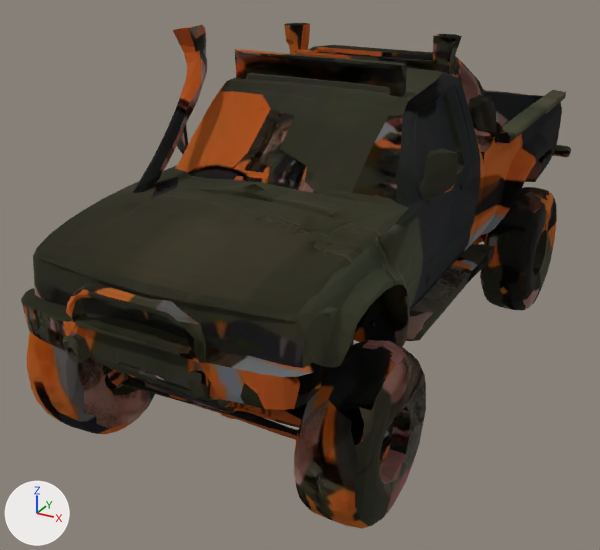
The glTF model assets/fp/cdn/22859b12-5d11-4ff2-9ce6-a3b473b06b84.glb: old version first, new version second.
Before and after are seen from a 50 mm camera at (0.482, -1.034, 0.377) aimed at (-0.045, -0.075, -0.102). The axes (+X, +Y, +Z) are drawn at lower left. The lights are the same throughout. The picture after the commit comes second. Where no turn or scale is listed for an object, it has been applied to the vertices.

Objects in the first picture: 'geometry_0'.
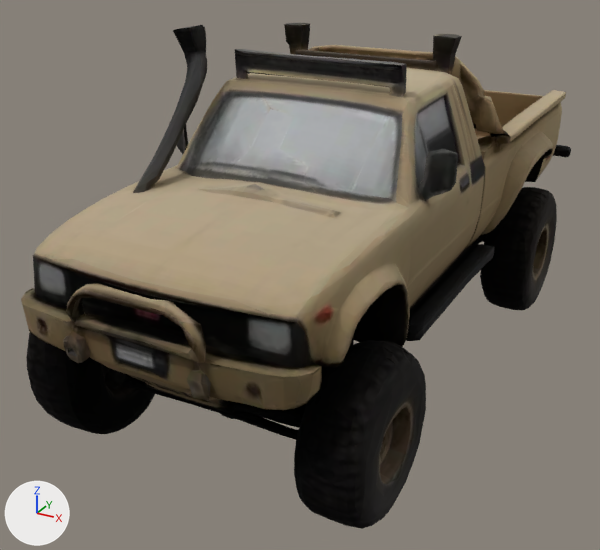
Diff of the bpy script that builds the scene:
```diff
--- a/assets/fp/cdn/22859b12-5d11-4ff2-9ce6-a3b473b06b84.glb.py
+++ b/assets/fp/cdn/22859b12-5d11-4ff2-9ce6-a3b473b06b84.glb.py
@@ img_image_0 @@
+img_image_0 = load_image('Image_0', '_unpacked/Image_0', 1024, 1024, 'sRGB')
@@ mat_material_0 @@
 mat_material_0 = principled_material('Material_0')
-mat_material_0.texture = img_basecolor_webp
+mat_material_0.texture = img_image_0
 mat_material_0.metallic = 1.0
```

Pixel boxes [x1, y1, x2, y2] of what changed, in the pictures (600 x 550 px):
'geometry_0', surface changed: [21, 23, 571, 529] in both
